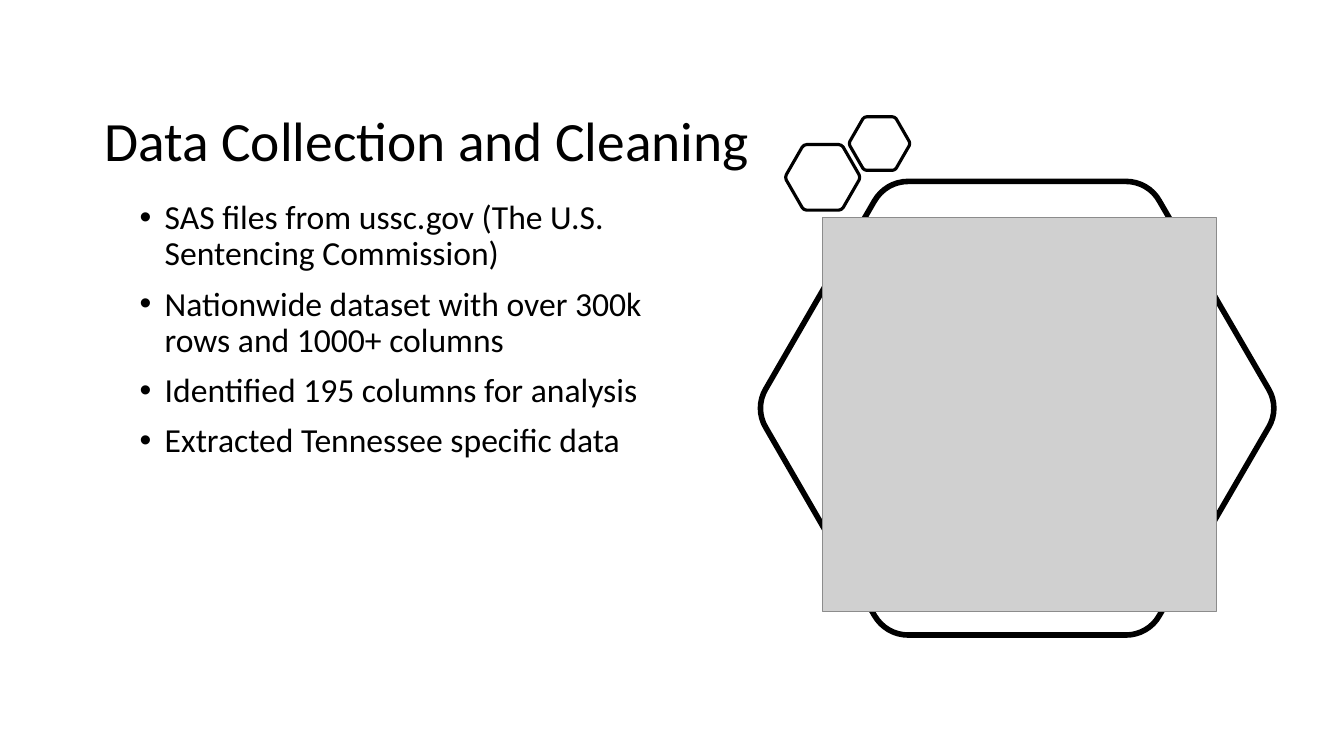
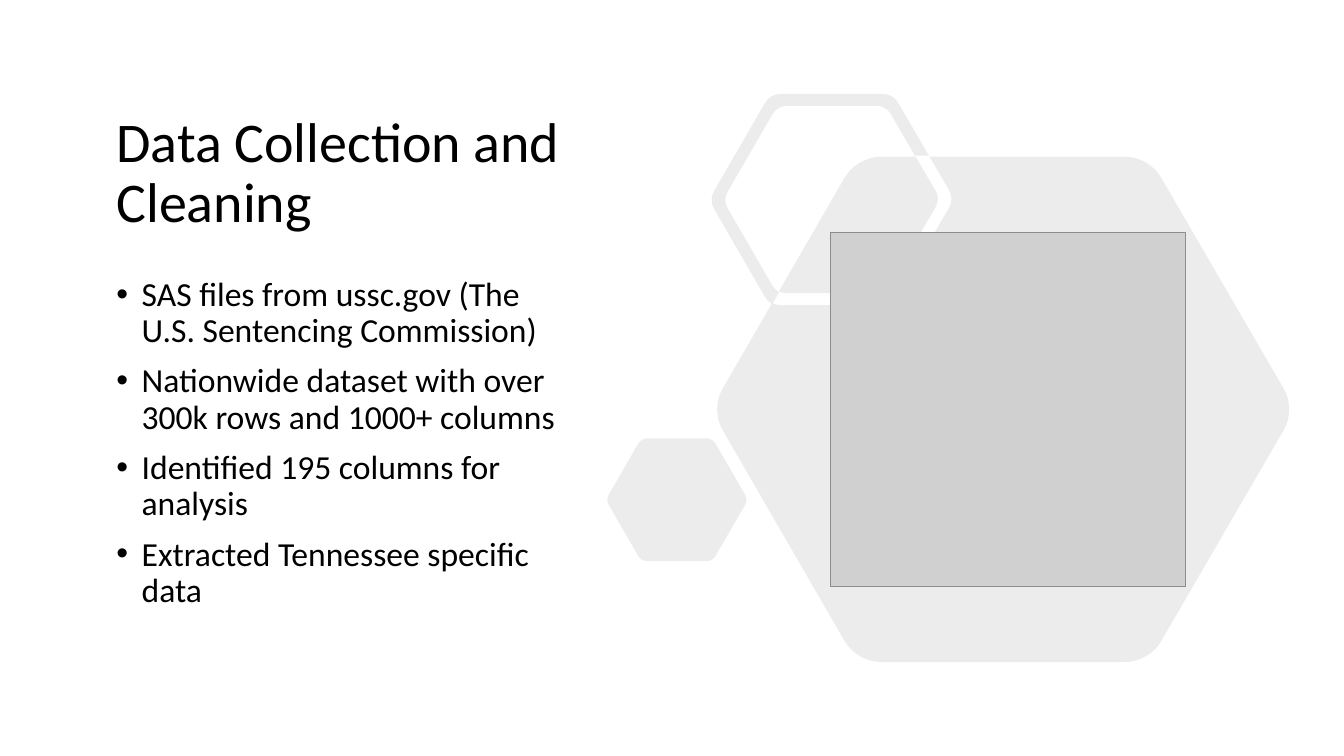
Before and after one commit to jenwhitson/sentencing_project, a slide deck: slide 3 of Presentation.pptx. Drawn at 1344x756 pixels with LibreOffice and Linux fonts; fonts in the diff are those of the drawing; grey boxes stand for pictures. Boxes give left, top, right and bottom in pixels: in the first picture for what was removed or moved away, otherwise in the second. Text is boxed around its words. In the diff, an @@ line names an element or a change of style, - is before the commit and + after.

Commit message:
updated titles for presentation

```diff
--- a/Presentation.pptx
+++ b/Presentation.pptx
@@ title "Data Collection and Cleaning": place and size @@
-title "Data Collection and Cleaning" at box(104, 122, 748, 171)
+title "Data Collection and Cleaning" at box(116, 123, 560, 232)
@@ title "Data Collection and Cleaning" at box(116, 123, 560, 232): size 39.6 to 40 pt; vertical alignment bottom to middle @@
@@ freeform shape: place and size @@
-freeform shape at box(759, 181, 1276, 635)
+freeform shape at box(608, 94, 1290, 662)
@@ freeform shape at box(608, 94, 1290, 662): fill none to #808080 at 15% opacity; outline #000000 4 pt to none @@
@@ freeform shape removed at box(849, 117, 909, 170) @@
@@ freeform shape removed at box(785, 144, 860, 210) @@
@@ picture: place and size @@
-picture at box(823, 218, 1217, 612)
+picture at box(831, 232, 1186, 587)
@@ text "SAS files from ussc.gov (The ..." rewrapped from box(165, 204, 641, 458) to box(142, 281, 555, 603) @@
```
Also in this commit, not shown: 6 other slides changed, 3 slides added, 2 slides removed.
